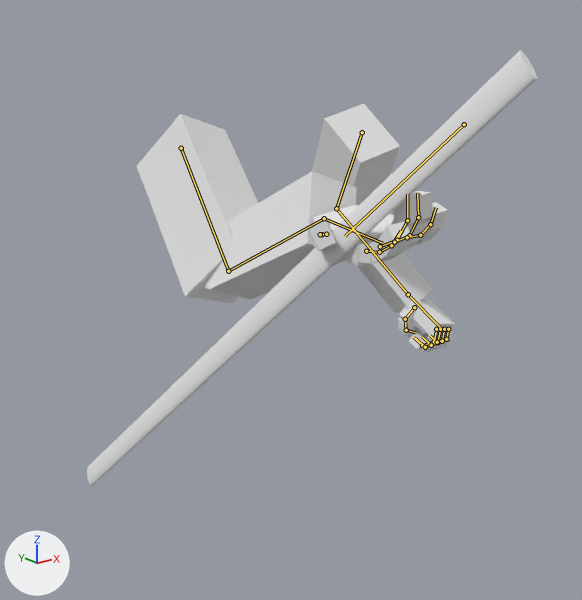
An edit to the Blender file components/character/assets/blender/fp_rig.blend, drawn before and after from the same camera.
Before and after are seen from a 50 mm camera at (-1.091, -1.359, 0.185) aimed at (-0.159, -0.194, -0.281). Every picture has the same lights, and +X, +Y and +Z are marked at lower left. The first picture is the older version. Both versions are drawn at frame 25 of the action 'BladeSpin'; the numbers are the values there. The bones that change, and the others that lie on the model, are drawn over the model as lines.

Names of what the first picture shows: 'MockSword', 'arms'.
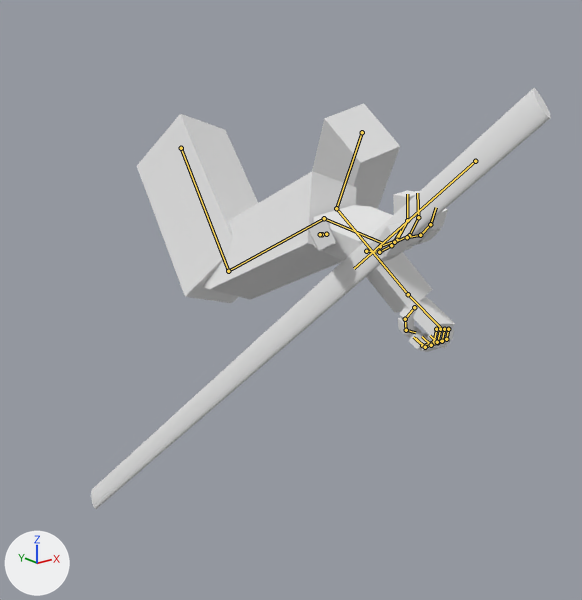
Location of each change, [x1, y1, x2, y2] in pixels of the pictures (582 x 600 px):
'MockSword', posed
    before: [87, 50, 537, 486]
    after: [91, 88, 551, 509]
bone 'SwordBone', root to tip
    before: (464, 124) to (345, 236)
    after: (475, 161) to (354, 268)

The change, as a list of edits to the scene's bpy script:
```text
Change bone_swordbone:
    where bone_swordbone = bpy.data.objects['rig'].pose.bones['SwordBone']  # child of 'Root'
    bone_swordbone.location: (0.031, 0.201, 0.21) -> (-0.015, 0.211, 0.21)
```
